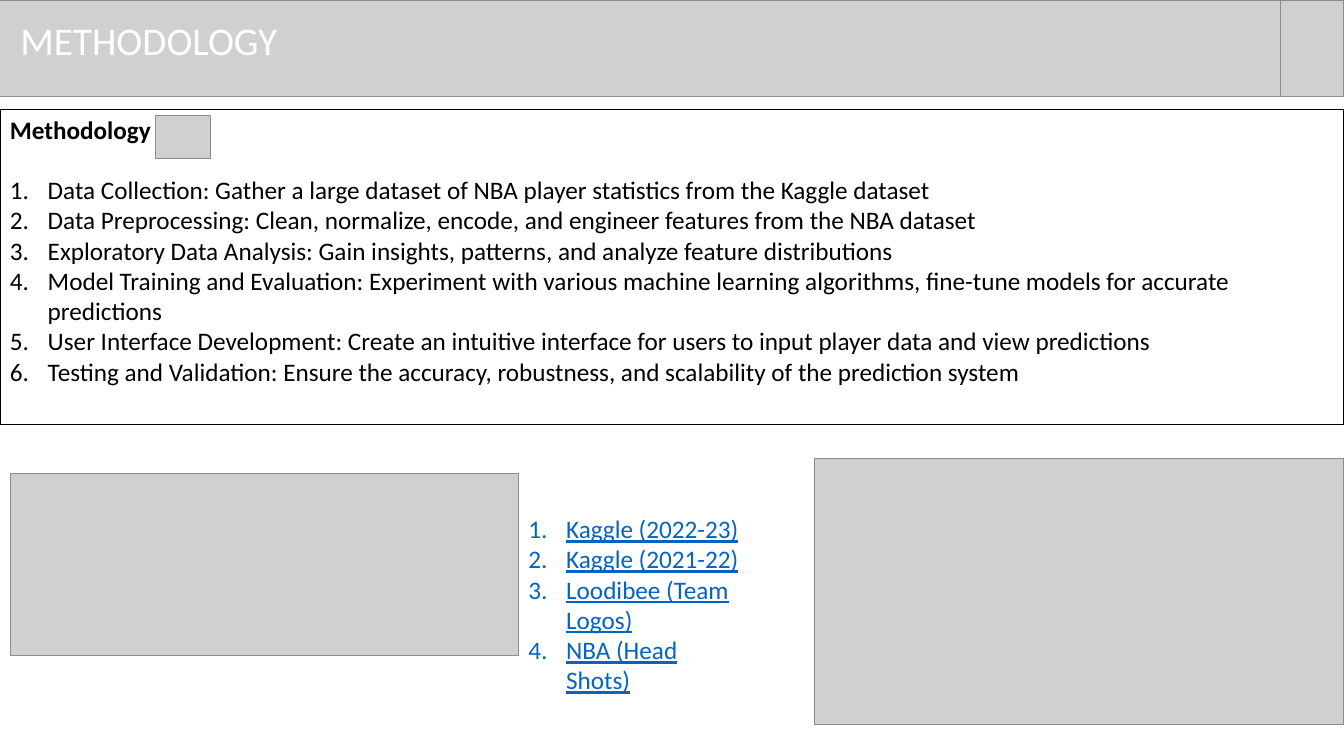
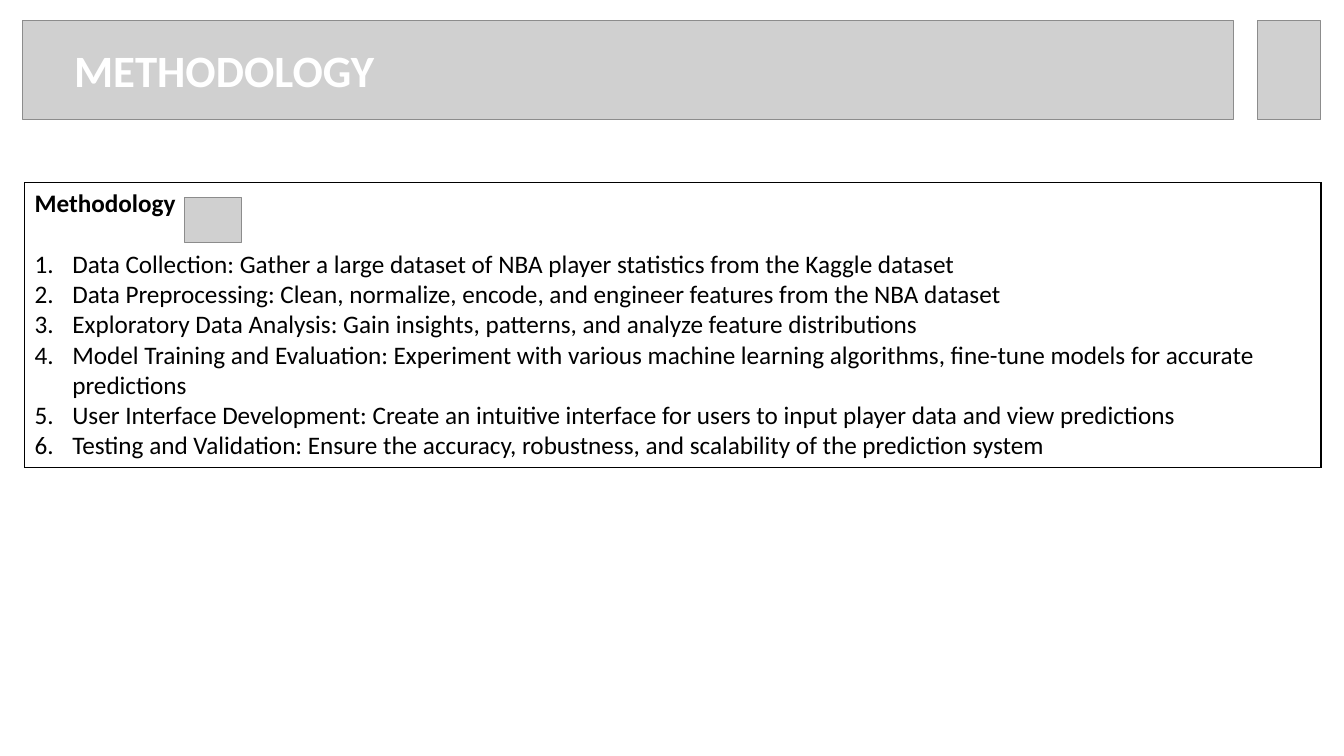
Before and after one commit to rmertoztop/project_4, a slide deck: slide 3 of Resources/NBA Project PPT.pptx. Drawn at 1344x756 pixels with LibreOffice and Linux fonts; fonts in the diff are those of the drawing; grey boxes stand for pictures. Boxes give left, top, right and bottom in pixels: in the first picture for what was removed or moved away, otherwise in the second. Text is boxed around its words. In the diff, an @@ line names an element or a change of style, - is before the commit and + after.

```diff
--- a/Resources/NBA Project PPT.pptx
+++ b/Resources/NBA Project PPT.pptx
@@ picture resized from (x1=0, y1=0, x2=1280, y2=96) to (x1=23, y1=20, x2=1234, y2=119) @@
@@ picture moved from (x1=1280, y1=0, x2=1344, y2=96) to (x1=1258, y1=20, x2=1322, y2=119) @@
@@ text "METHODOLOGY" moved from (x1=20, y1=30, x2=277, y2=55) to (x1=74, y1=58, x2=374, y2=87) @@
@@ text "METHODOLOGY" at (x1=74, y1=58, x2=374, y2=87): size 28 to 32 pt, bold on @@
@@ rectangle "Methodology" resized from (x1=0, y1=109, x2=1344, y2=424) to (x1=24, y1=182, x2=1321, y2=468) @@
@@ rectangle "Methodology" at (x1=24, y1=182, x2=1321, y2=468): fill none to #FFFFFF; outline #000000 0.75 pt to #000000 1 pt @@
@@ picture moved from (x1=155, y1=116, x2=211, y2=158) to (x1=185, y1=198, x2=242, y2=242) @@
@@ picture removed at (x1=10, y1=474, x2=518, y2=656) @@
@@ picture removed at (x1=815, y1=459, x2=1344, y2=726) @@
@@ text removed at (x1=566, y1=519, x2=738, y2=694) @@
-1. Kaggle (2022-23)
-2. Kaggle (2021-22)
-3. Loodibee (Team Logos)
-4. NBA (Head Shots)
```
Also in this commit, not shown: 7 other slides changed, 3 slides added, 11 slides removed, 1 other file.
